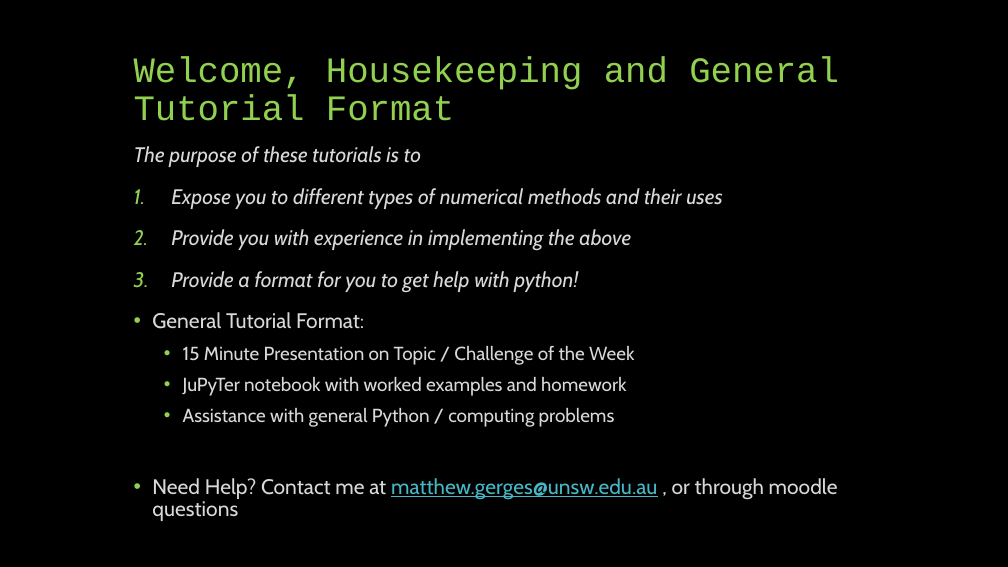
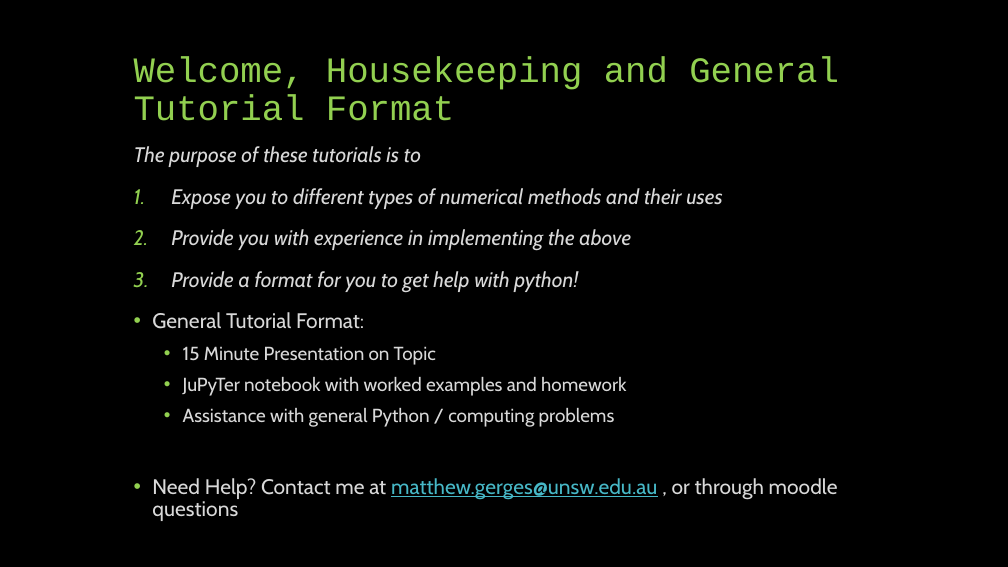
Before and after one commit to phys3112/Tutorials-with-Matt, a slide deck: slide 2 of Tutorial 1 Getting started.pptx. Drawn at 1008x567 pixels with LibreOffice and Linux fonts; fonts in the diff are those of the drawing. Boxes give left, top, right and bottom in pixels: in the first picture for what was removed or moved away, otherwise in the second. Text is boxed around its words. In the diff, an @@ line names an element or a change of style, - is before the commit and + after.

```diff
--- a/Tutorial 1 Getting started.pptx
+++ b/Tutorial 1 Getting started.pptx
@@ text at (183, 346, 436, 365): text changed @@
-  • 15 Minute Presentation on Topic / Challenge of the Week
+  • 15 Minute Presentation on Topic
```
Also in this commit, not shown: 2 other slides changed, 4 other files.
